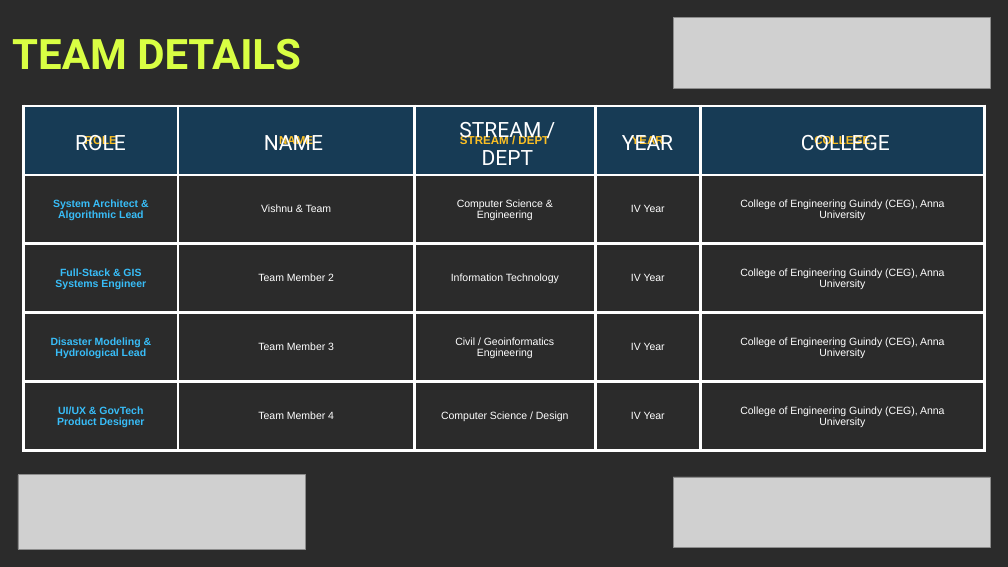
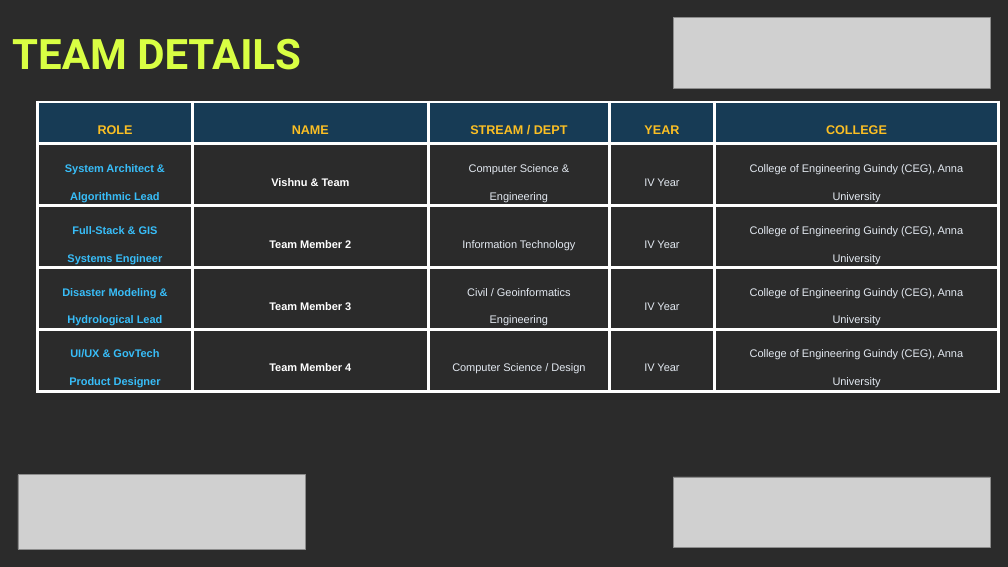
Before and after one commit to Vishnu-3727/nadi-net, a slide deck: slide 8 of NADI_NET_K_HACKS_Presentation.pptx. Drawn at 1008x567 pixels with LibreOffice and Linux fonts; fonts in the diff are those of the drawing; grey boxes stand for pictures; background and template pictures are left out; a plain dark background stands for a picture behind light text. Boxes give left, top, right and bottom in pixels: in the first picture for what was removed or moved away, otherwise in the second. Text is boxed around its words. In the diff, an @@ line names an element or a change of style, - is before the commit and + after.

Commit message:
fix(presentation): fix typography wrapping, eliminate all text collisions and table logo overlap

```diff
--- a/NADI_NET_K_HACKS_Presentation.pptx
+++ b/NADI_NET_K_HACKS_Presentation.pptx
@@ table at [38,102,999,392] @@
@@ size 11 to 12 pt in "ROLE", "NAME", "STREAM / DEPT", "YEAR" and 1 more places @@
@@ size 10 to 10.5 pt @@
@@ bold on in "Vishnu & Team", "Team Member 2", "Team Member 3", "Team Member 4" @@
@@ text colour #FFFFFF to #E2E8F0 in "Computer Science & Engineering", "IV Year", "College of Engineering Guindy (CEG), Anna University", "Information Technology" and 8 more places @@
@@ line spacing 1 to 26.6pt @@
@@ table: place and size @@
-table at [23,106,985,451]
+table at [38,102,999,392]
@@ text removed at [85,135,117,147] @@
-ROLE
@@ text removed at [279,135,313,147] @@
-NAME
@@ text removed at [460,135,549,147] @@
-STREAM / DEPT
@@ text removed at [632,135,664,147] @@
-YEAR
@@ text removed at [814,135,870,147] @@
-COLLEGE
```
Also in this commit, not shown: 7 other slides changed.
